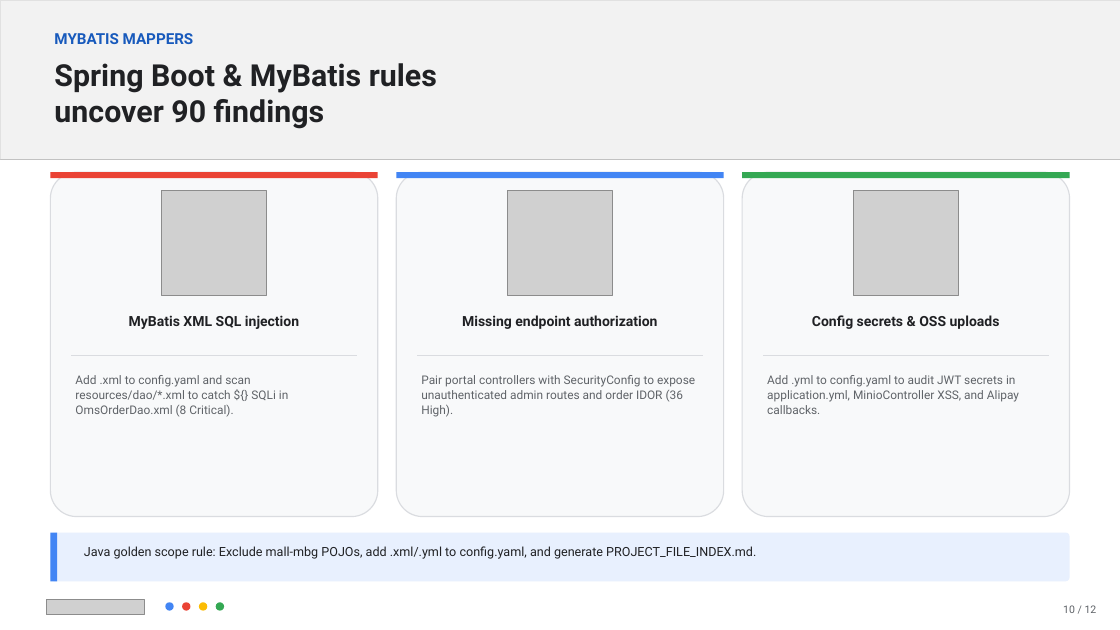
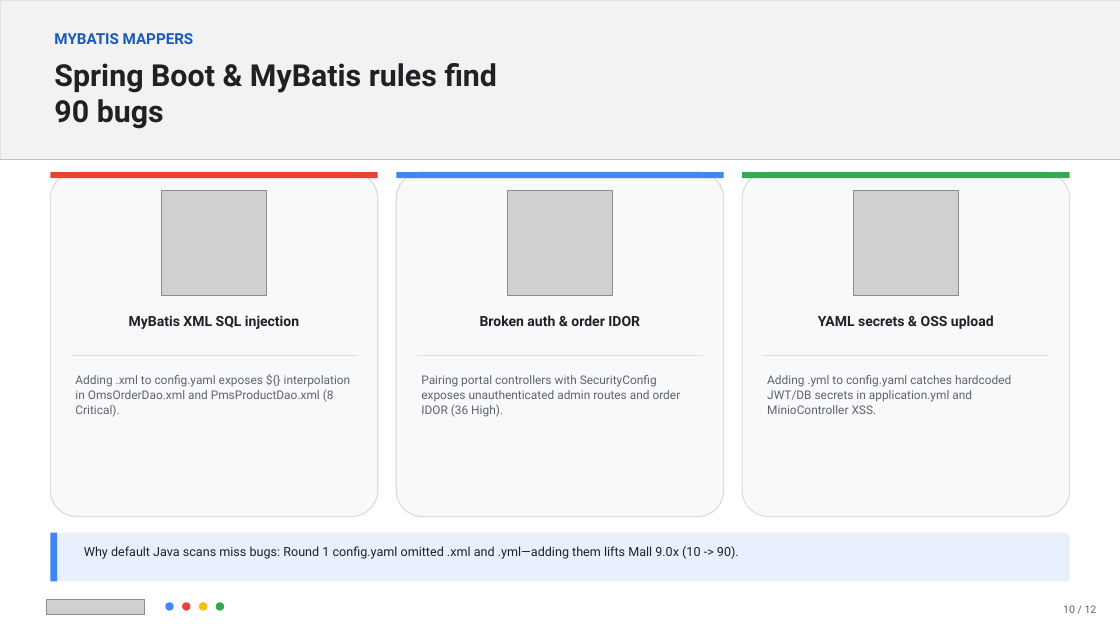
Before and after one commit to FrankieCheng/codemender-test, a slide deck: slide 10 of docs/CodeMender_Best_Practices_Deck.pptx. Drawn at 1120x630 pixels with LibreOffice and Linux fonts; fonts in the diff are those of the drawing; grey boxes stand for pictures. Boxes give left, top, right and bottom in pixels: in the first picture for what was removed or moved away, otherwise in the second. Text is boxed around its words. In the diff, an @@ line names an element or a change of style, - is before the commit and + after.

```diff
--- a/docs/CodeMender_Best_Practices_Deck.pptx
+++ b/docs/CodeMender_Best_Practices_Deck.pptx
@@ text at box(54, 63, 497, 129): text changed @@
-Spring Boot & MyBatis rules uncover 90 findings
+Spring Boot & MyBatis rules find 90 bugs
@@ text at box(480, 315, 640, 326): text changed @@
-Missing endpoint authorization
+Broken auth & order IDOR
@@ text at box(818, 315, 994, 329): text changed @@
-Config secrets & OSS uploads
+YAML secrets & OSS upload
@@ text at box(75, 375, 351, 417): text changed @@
-Add .xml to config.yaml and scan resources/dao/*.xml to catch ${} SQLi in OmsOrderDao.xml (8 Critical).
+Adding .xml to config.yaml exposes ${} interpolation in OmsOrderDao.xml and PmsProductDao.xml (8 Critical).
@@ text at box(421, 375, 681, 417): text changed @@
-Pair portal controllers with SecurityConfig to expose unauthenticated admin routes and order IDOR (36 High).
+Pairing portal controllers with SecurityConfig exposes unauthenticated admin routes and order IDOR (36 High).
@@ text at box(767, 375, 1011, 414): text changed @@
-Add .yml to config.yaml to audit JWT secrets in application.yml, MinioController XSS, and Alipay callbacks.
+Adding .yml to config.yaml catches hardcoded JWT/DB secrets in application.yml and MinioController XSS.
@@ text at box(84, 546, 739, 559): text changed @@
-Java golden scope rule: Exclude mall-mbg POJOs, add .xml/.yml to config.yaml, and generate PROJECT_FILE_INDEX.md.
+Why default Java scans miss bugs: Round 1 config.yaml omitted .xml and .yml—adding them lifts Mall 9.0x (10 -> 90).
```
Also in this commit, not shown: 10 other slides changed, 1 slide added, 1 slide removed, 1 other file.
